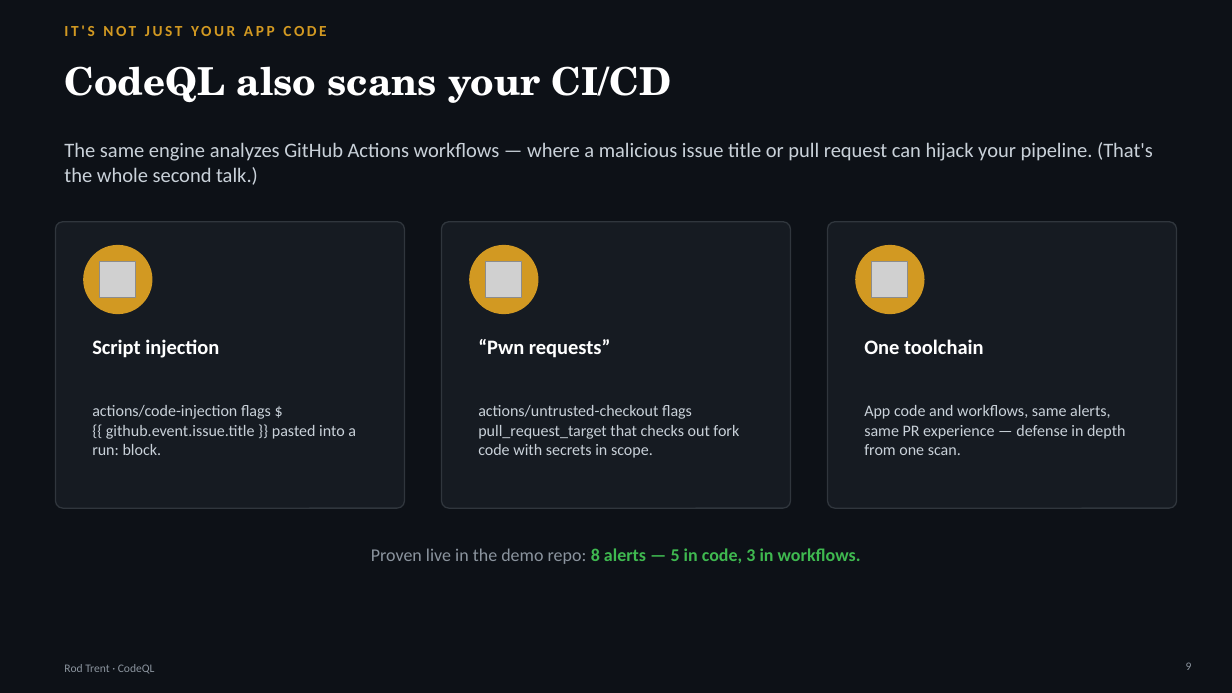
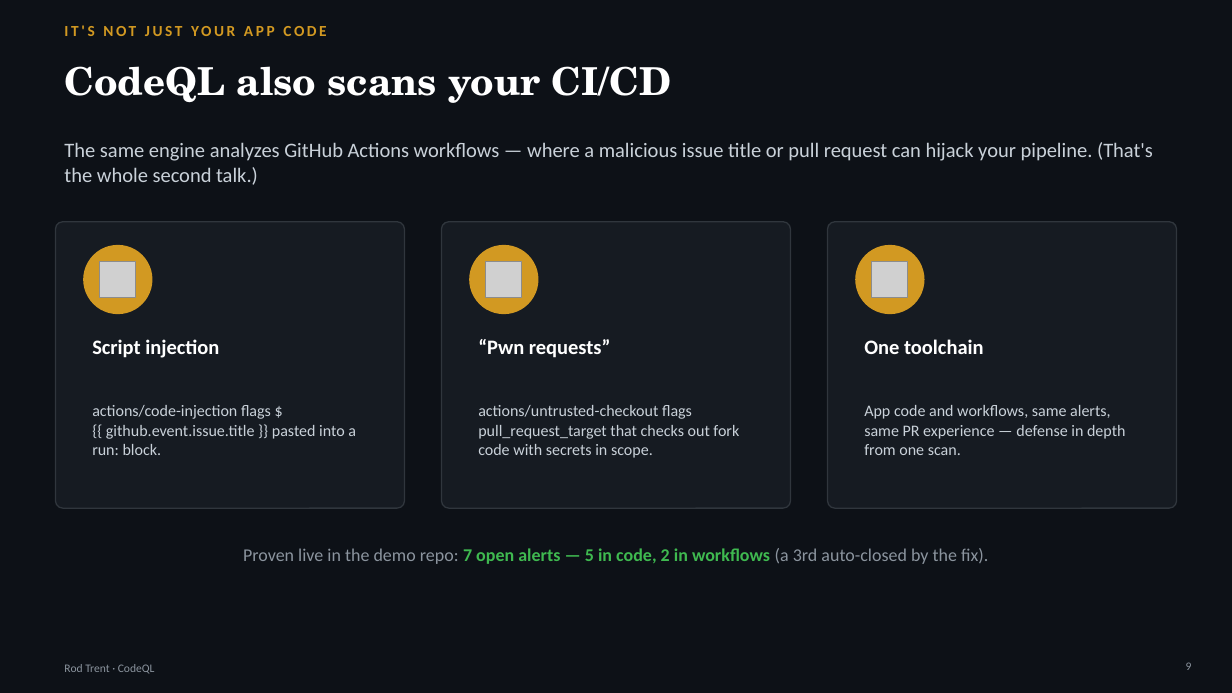
Before and after one commit to rod-trent/GHJ, a slide deck: slide 9 of presentation/CodeQL-Find-the-Bug-Class.pptx. Drawn at 1232x693 pixels with LibreOffice and Linux fonts; fonts in the diff are those of the drawing; grey boxes stand for pictures. Boxes give left, top, right and bottom in pixels: in the first picture for what was removed or moved away, otherwise in the second. Text is boxed around its words. In the diff, an @@ line names an element or a change of style, - is before the commit and + after.

```diff
--- a/presentation/CodeQL-Find-the-Bug-Class.pptx
+++ b/presentation/CodeQL-Find-the-Bug-Class.pptx
@@ text at (x1=243, y1=548, x2=988, y2=564): text changed; text colour #3FB950 to #8B949E; bold off @@
-Proven live in the demo repo: 8 alerts — 5 in code, 3 in workflows.
+Proven live in the demo repo: 7 open alerts — 5 in code, 2 in workflows (a 3rd auto-closed by the fix).
```
Also in this commit, not shown: 8 other files.
